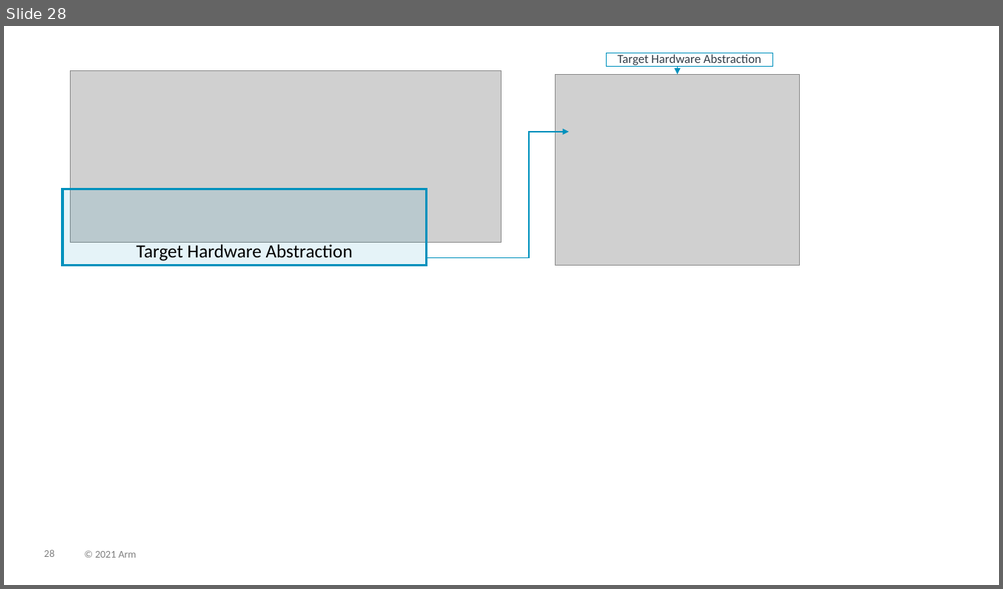
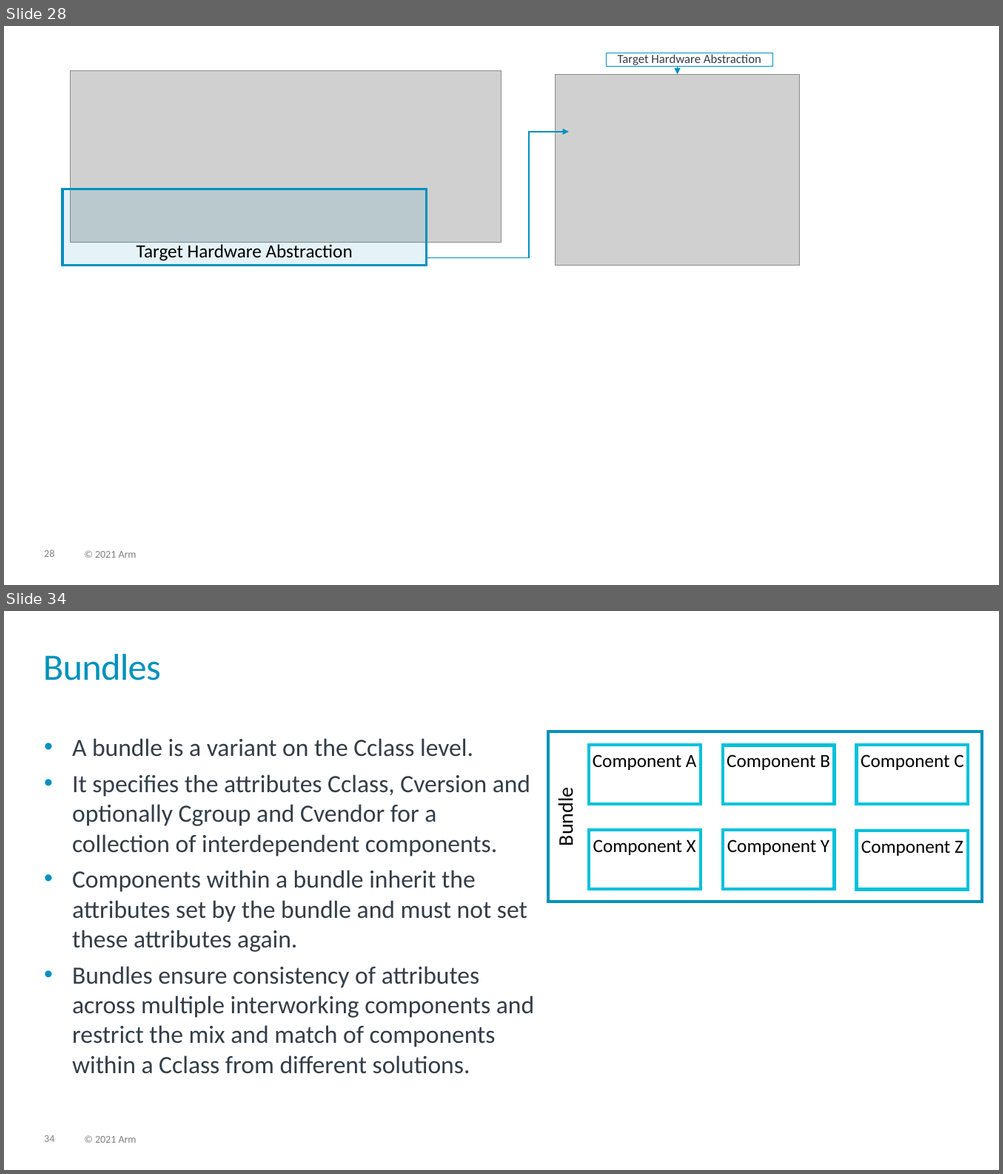
Before and after one commit to Open-CMSIS-Pack/cmsis-toolbox, a slide deck: docs/images/overview.pptx. Shown one above the other, each under a label of ours: slide 28 before the commit, slides 28 and 34 after it; the slides between them are not shown. The pictures are 1003x589 and 1003x1174 pixels, drawn with LibreOffice and Linux fonts; fonts in the diff are those of the drawing; grey boxes stand for pictures. Boxes give left, top, right and bottom in pixels: in the first picture for what was removed or moved away, otherwise in the second. Text is boxed around its words. In the diff, an @@ line names an element or a change of style, - is before the commit and + after.

```diff
--- a/docs/images/overview.pptx
+++ b/docs/images/overview.pptx
@@ slide 34 added at [4,611,999,1170], background #FFFFFF; not listed: 2 template elements that a slide beside it also shows @@
@@ title added at [43,654,161,681], 36 pt, text #0091BD @@
+Bundles
@@ text added at [72,738,534,1074], 24 pt, text #333E48 @@
+• A bundle is a variant on the Cclass level.
+• It specifies the attributes Cclass, Cversion and optionally Cgroup and Cvendor for a collection of interdependent components.
+• Components within a bundle inherit the attributes set by the bundle and must not set these attributes again.
+• Bundles ensure consistency of attributes across multiple interworking components and restrict the mix and match of components within a Cclass from different solutions.
@@ rectangle added at [548,732,982,902], outline #0091BD 3 pt, 20 pt, text #000000 @@
+Bundle
@@ rectangle added at [589,745,701,804], outline #00C1DC 3 pt, 18 pt, text #000000 @@
+Component A
@@ rectangle added at [723,745,834,804], outline #00C1DC 3 pt, 18 pt, text #000000 @@
+Component B
@@ rectangle added at [856,745,968,804], outline #00C1DC 3 pt, 18 pt, text #000000 @@
+Component C
@@ rectangle added at [589,830,701,889], outline #00C1DC 3 pt, 18 pt, text #000000 @@
+Component X
@@ rectangle added at [723,830,834,889], outline #00C1DC 3 pt, 18 pt, text #000000 @@
+Component Y
@@ rectangle added at [856,831,968,890], outline #00C1DC 3 pt, 18 pt, text #000000 @@
+Component Z
```
Also in this commit, not shown: 12 other slides added, 5 other files.
